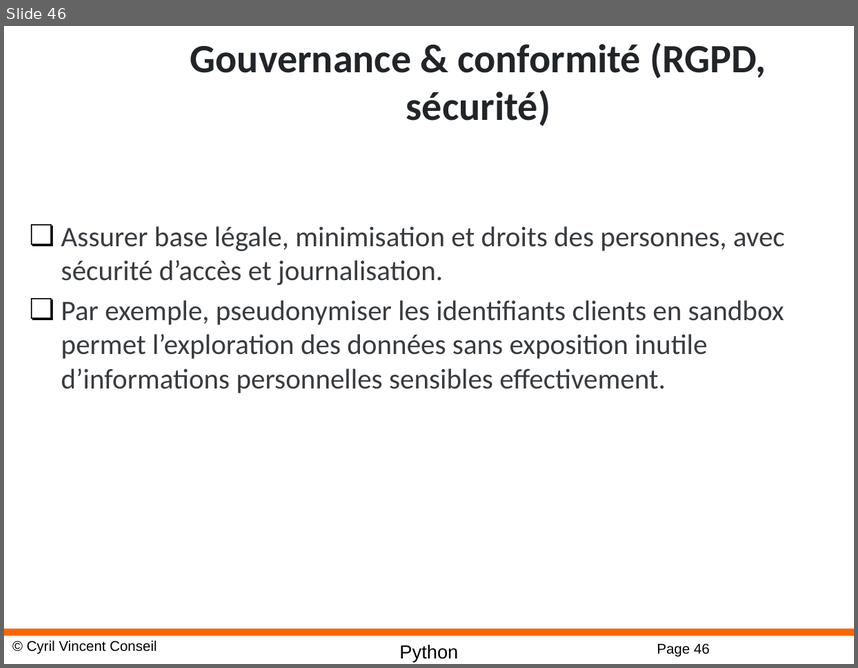
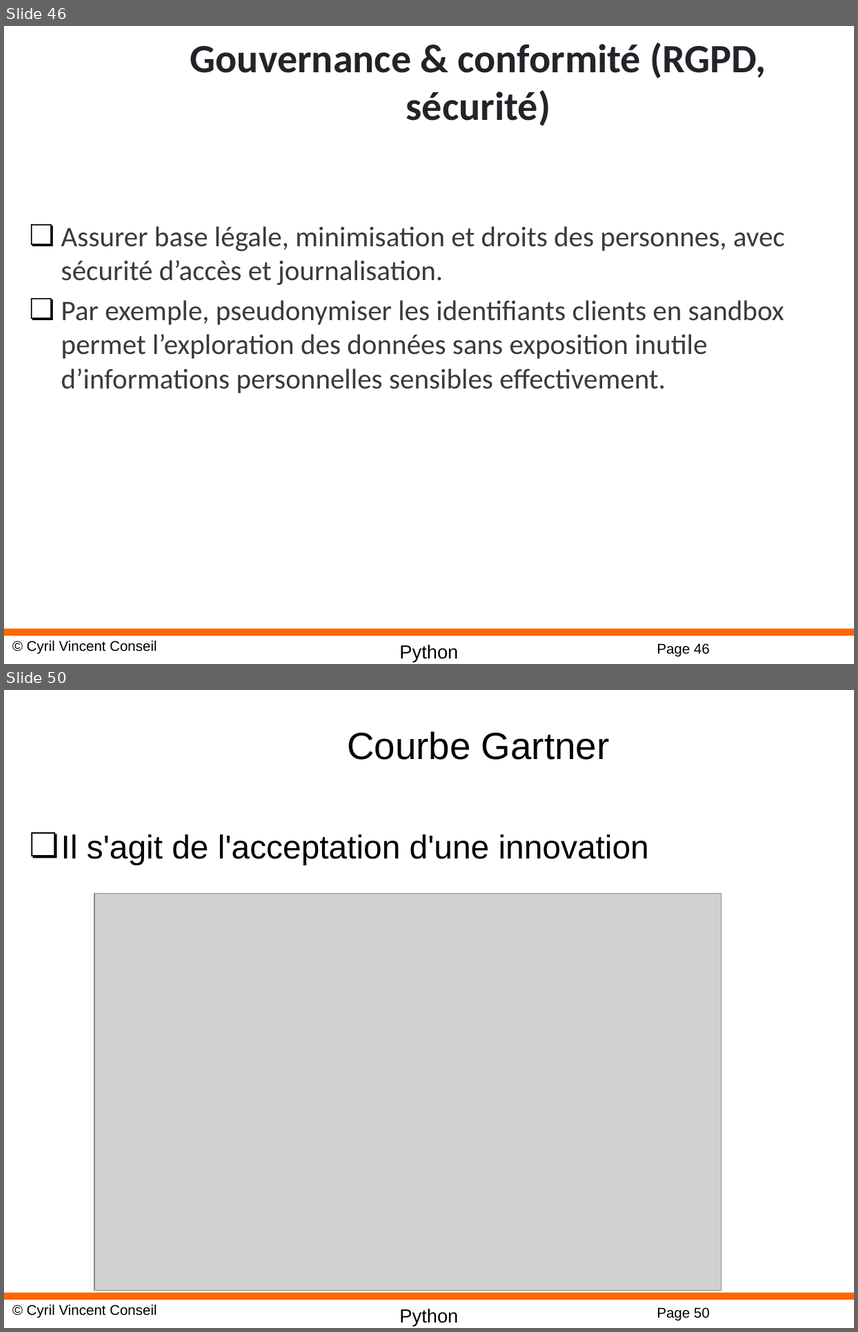
Before and after one commit to cyrilvincent/AI, a slide deck: AI02-DataScience.pptx. Shown one above the other, each under a label of ours: slide 46 before the commit, slides 46 and 50 after it; the slides between them are not shown. The pictures are 858x668 and 858x1332 pixels, drawn with LibreOffice and Linux fonts; fonts in the diff are those of the drawing; grey boxes stand for pictures; background and template pictures are left out. Boxes give left, top, right and bottom in pixels: in the first picture for what was removed or moved away, otherwise in the second. Text is boxed around its words. In the diff, an @@ line names an element or a change of style, - is before the commit and + after.

```diff
--- a/AI02-DataScience.pptx
+++ b/AI02-DataScience.pptx
@@ slide 50 added at (x1=4, y1=690, x2=854, y2=1328), background #FFFFFF; not listed: 4 template elements that a slide beside it also shows @@
@@ title added at (x1=347, y1=731, x2=610, y2=760), 32 pt, text #000000 @@
+Courbe Gartner
@@ text added at (x1=61, y1=834, x2=649, y2=865), 28 pt, text #000000 @@
+❏ Il s'agit de l'acceptation d'une innovation
@@ picture added at (x1=94, y1=893, x2=722, y2=1290) @@
```
Also in this commit, not shown: 7 other slides added, 11 other files.
